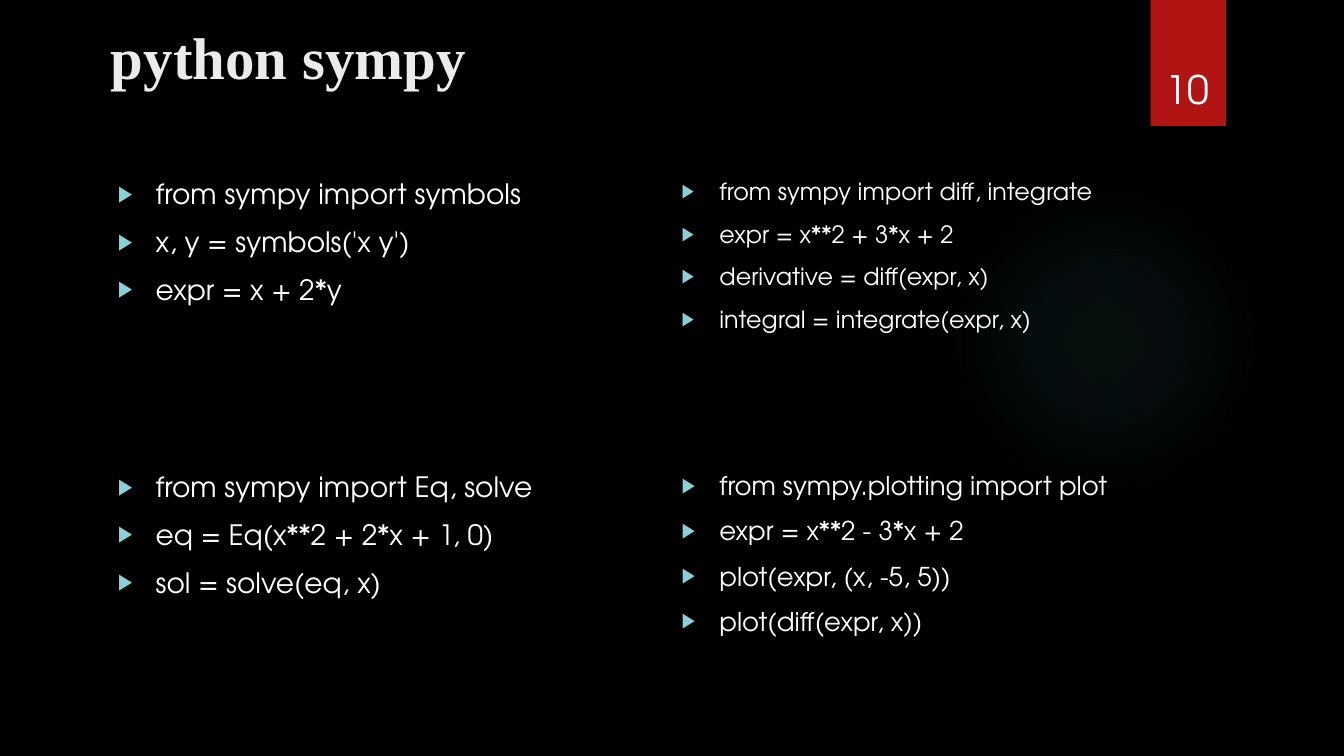
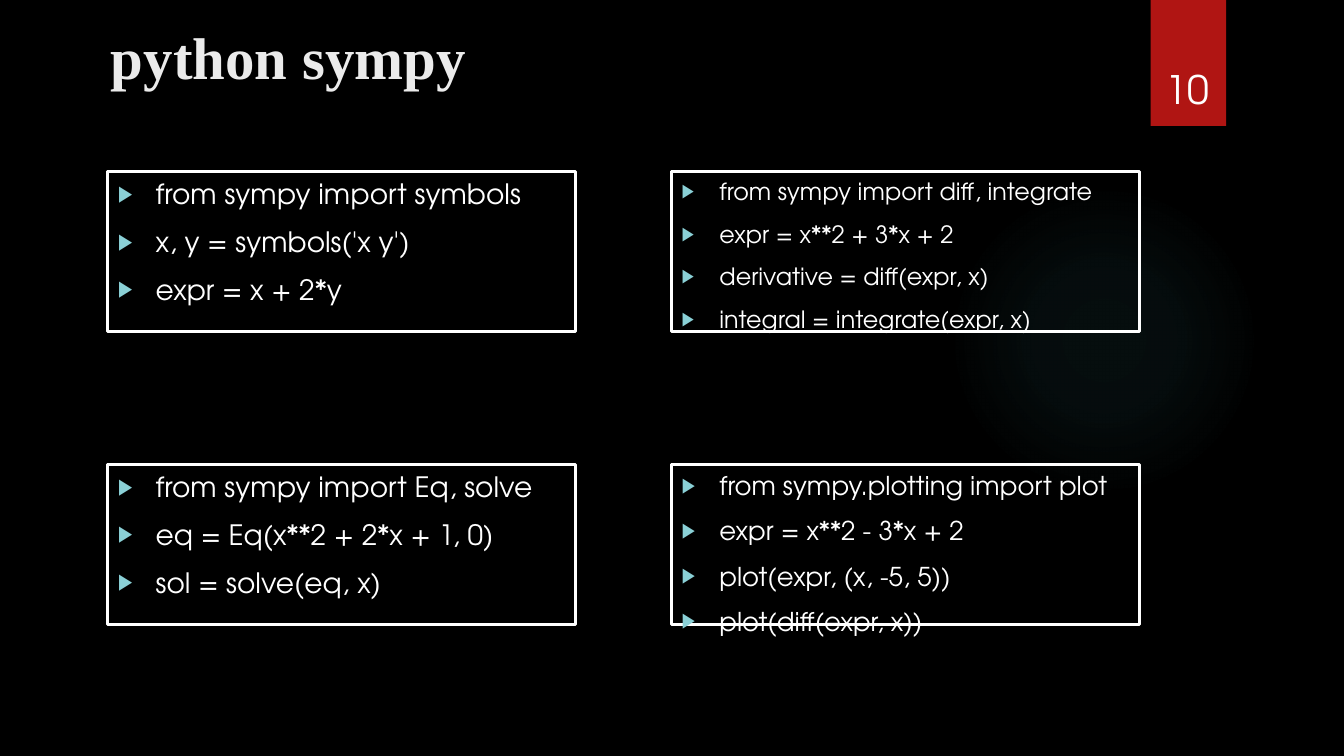
Before and after one commit to ancestor9/mathematics-for-machine-learning, a slide deck: slide 10 of Calculus/Calculus.pptx. Drawn at 1344x756 pixels with LibreOffice and Linux fonts; fonts in the diff are those of the drawing; background and template pictures are left out. Boxes give left, top, right and bottom in pixels: in the first picture for what was removed or moved away, otherwise in the second. Text is boxed around its words. In the diff, an @@ line names an element or a change of style, - is before the commit and + after.

```diff
--- a/Calculus/Calculus.pptx
+++ b/Calculus/Calculus.pptx
@@ 3 rectangles, 1 text: place and size @@
-3 rectangles, 1 text at bbox=[156, 182, 1107, 637]
+3 rectangles, 1 text at bbox=[108, 172, 1139, 625]
@@ outline none to #FFFFFF 2.25 pt in 4 elements at bbox=[108, 172, 576, 333], bbox=[108, 465, 576, 625], bbox=[671, 172, 1139, 333], bbox=[671, 465, 1139, 625] @@
```
Also in this commit, not shown: 9 other slides changed, 6 slides added, 1 slide removed.
